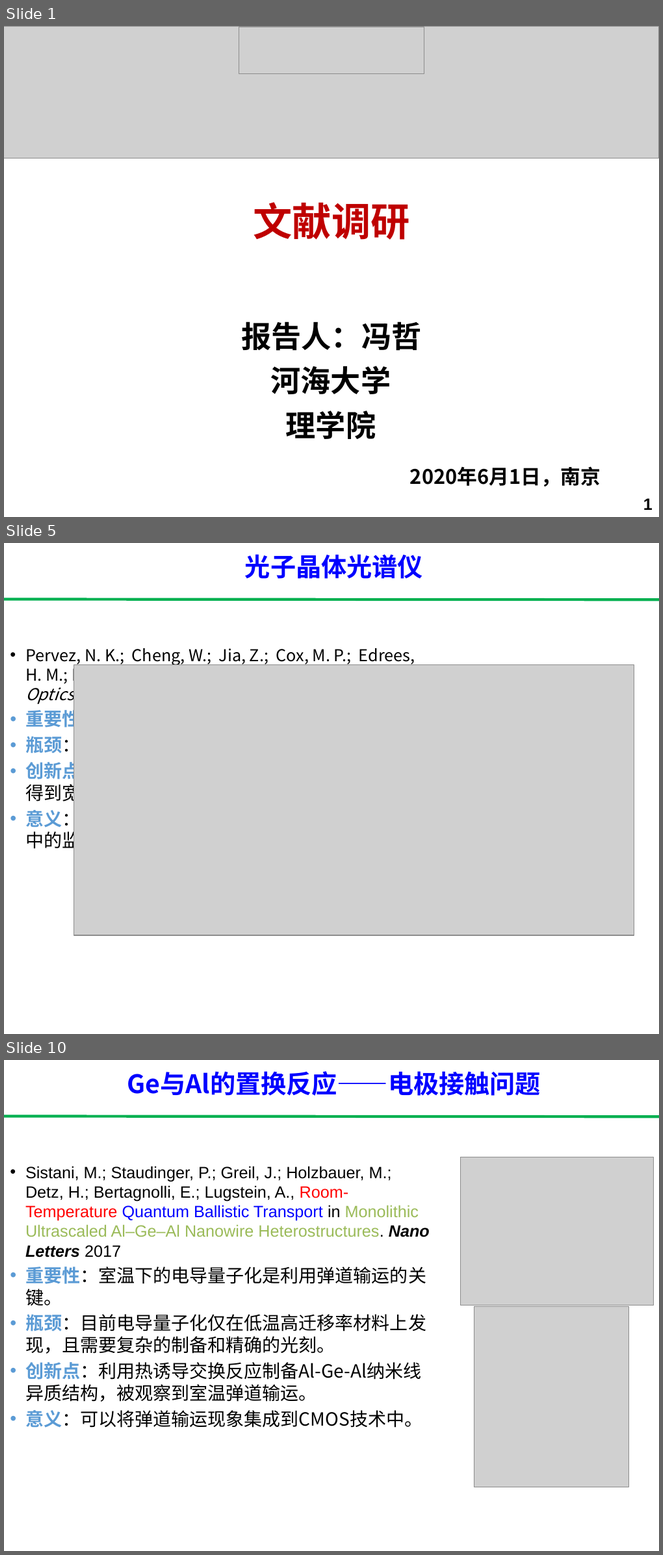
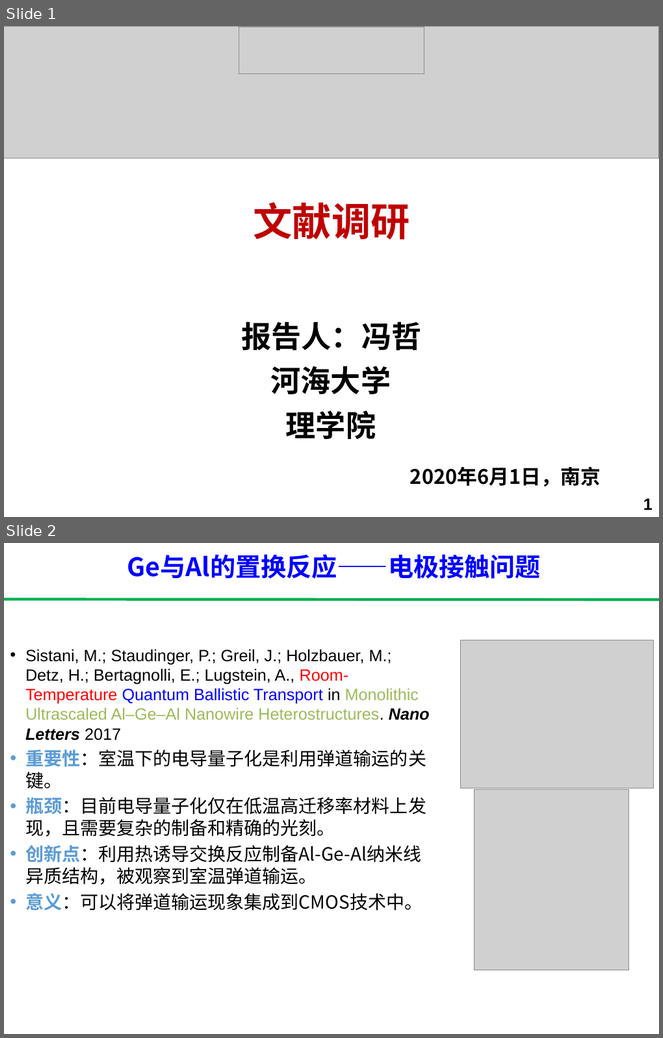
Before and after one commit to ph3n92h3/literature_research, a slide deck: literature_research.pptx. Shown one above the other, each under a label of ours: slides 1, 5 and 10 before the commit, slides 1 and 2 after it; the slides between them are not shown. The pictures are 663x1555 and 663x1038 pixels, drawn with LibreOffice and Linux fonts; fonts in the diff are those of the drawing; grey boxes stand for pictures. Boxes give left, top, right and bottom in pixels: in the first picture for what was removed or moved away, otherwise in the second. Text is boxed around its words. In the diff, an @@ line names an element or a change of style, - is before the commit and + after.

```diff
--- a/literature_research.pptx
+++ b/literature_research.pptx
@@ slide 5 removed at [4, 543, 659, 1034], background #FFFFFF @@
@@ text removed at [245, 554, 423, 579] @@
-光子晶体光谱仪
@@ line removed from (659, 600) to (4, 600) @@
@@ text removed at [25, 648, 426, 852] @@
-• Pervez, N. K.; Cheng, W.; Jia, Z.; Cox, M. P.; Edrees, H. M.; Kymissis, I., Photonic crystal spectrometer. Optics express 2010, 18 (8), 8277-8285.
-• 重要性：。
-• 瓶颈：。
-• 创新点：对阵列响应的确定性控制、小尺寸、计算得到宽带光谱，成本极低。
-• 意义：消费者应用，例如彩色印刷和彩色涂料匹配中的监测和反馈。
@@ picture removed at [74, 665, 634, 936] @@
@@ what was slide 10 is now slide 2 @@
```
Also in this commit, not shown: 7 other slides removed, 21 other files.
